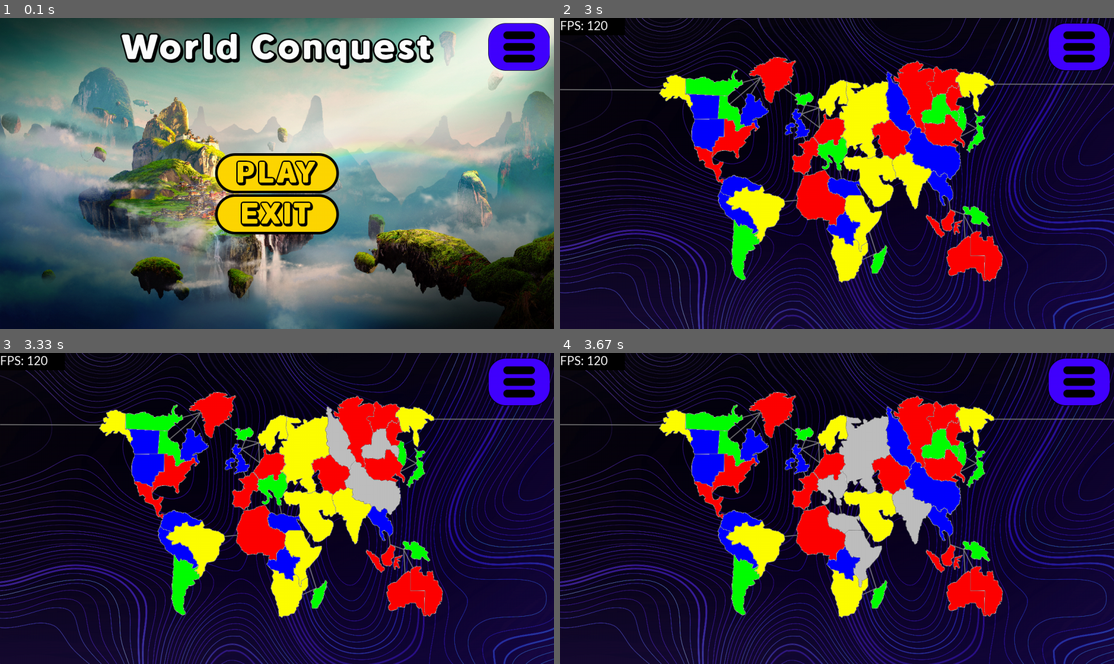
Above: before the commit, frames 1-4 (two rows, left to right).
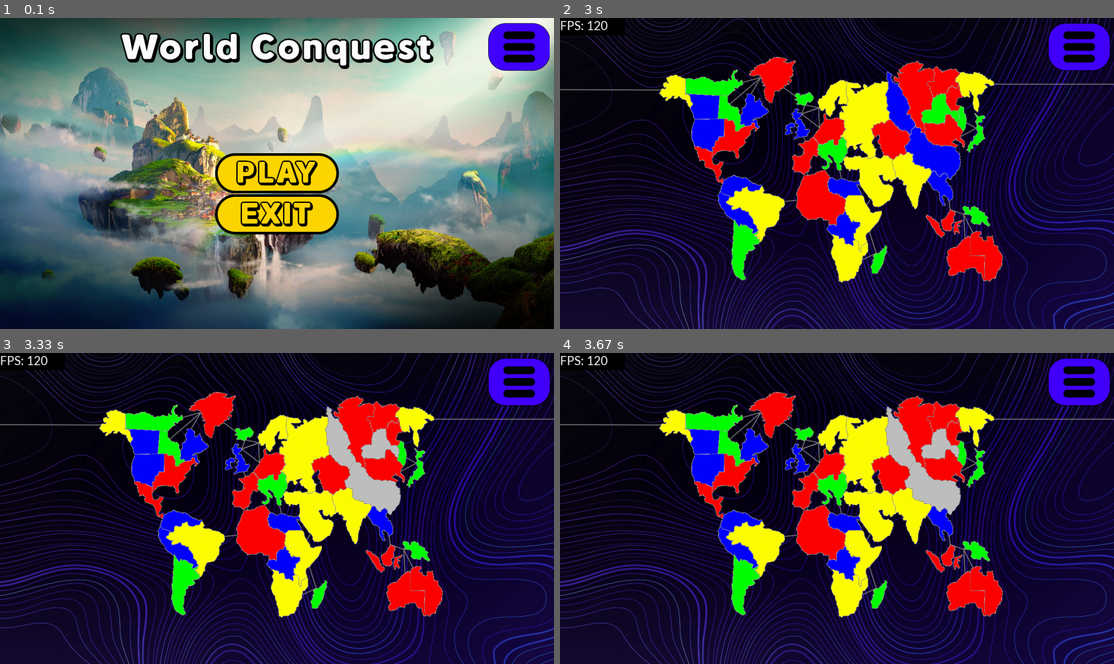
Above: after the commit, the same moments.

Repository: SWE2024/project-pygame
Game: pygame game, started from main.py
Two runs of this game, one before a commit and one after it. Both use one fixed random seed, a clock stepped at 60 frames per second and the inputs below.
Inputs (mouse positions are in pixels of both pictures, inside the frame that each line leads up to):
- Up to frame 1 (0.1 s): no input
- Up to frame 2 (3 s): click (837, 173) at 0.38 s; click (742, 245) at 0.72 s; tap F at 2.13 s
- Up to frame 3 (3.33 s): click (360, 402) at 3.08 s
- Up to frame 4 (3.67 s): click (875, 502) at 3.42 s

Frames 1-3 are identical in both runs. In frame 4, 5.1% of the frame differs, in the area x 46-73%, y 17-76%.

Commit message:
finally handled erroneous click

Diff:
--- a/main.py
+++ b/main.py
@@ -637,6 +637,10 @@
                                     current_player = switch_player()
                                     stack.clear() # unhighlights all areas if owned area clicked twice
 
+                                elif (country.get_colour() != current_player.get_colour()) and (country not in graph.get(stack[-1])):
+                                    # clicking unowned territory that isnt nearby
+                                    pass
+
                                 elif (stack[-1].get_owner() == current_player):
                                     # not unselecting the country, and not attacking another
                                     for neighbour in graph[stack[-1]]:
@@ -653,8 +657,10 @@
                                     pass
 
                             except IndexError:
-                                # nothing is selected
-                                if country.get_colour() == current_player.get_colour():
+                                # nothing is selected // passes if not clicking owned territory
+                                if country.get_owner() != current_player:
+                                    pass
+                                else:
                                     for neighbour in graph[country]:
                                         if neighbour.get_colour() != current_player.get_colour():
                                             neighbour.set_colour(neighbour.get_colour(), Colour.HIGHLIGHTED, width, height)
